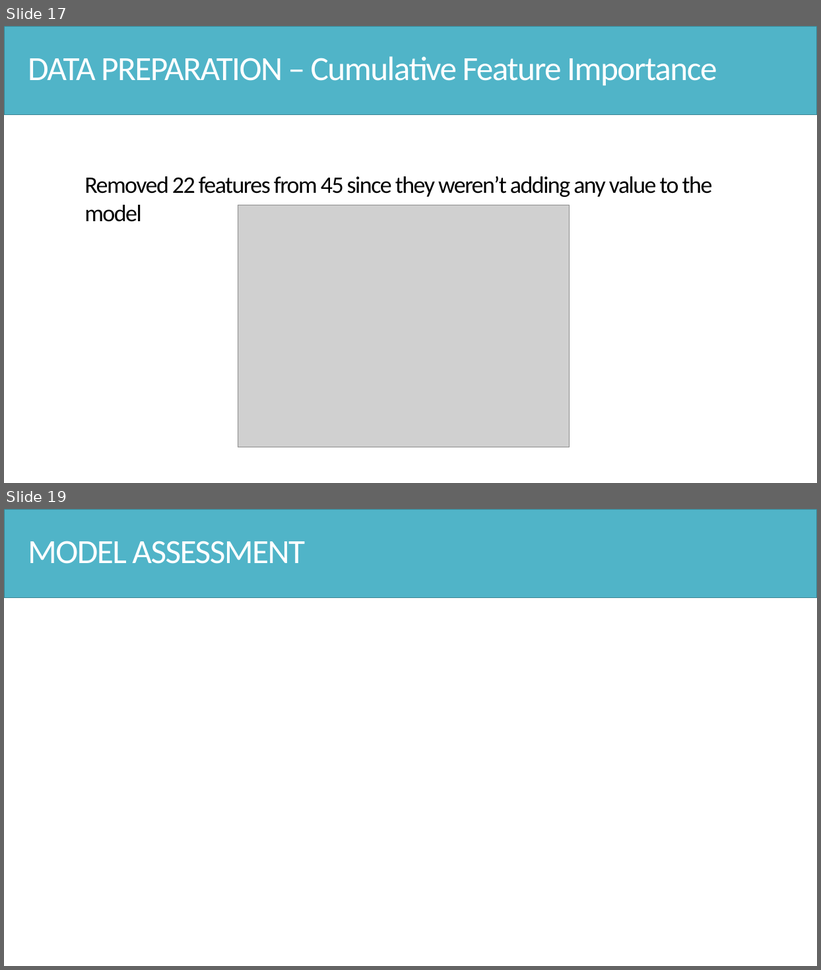
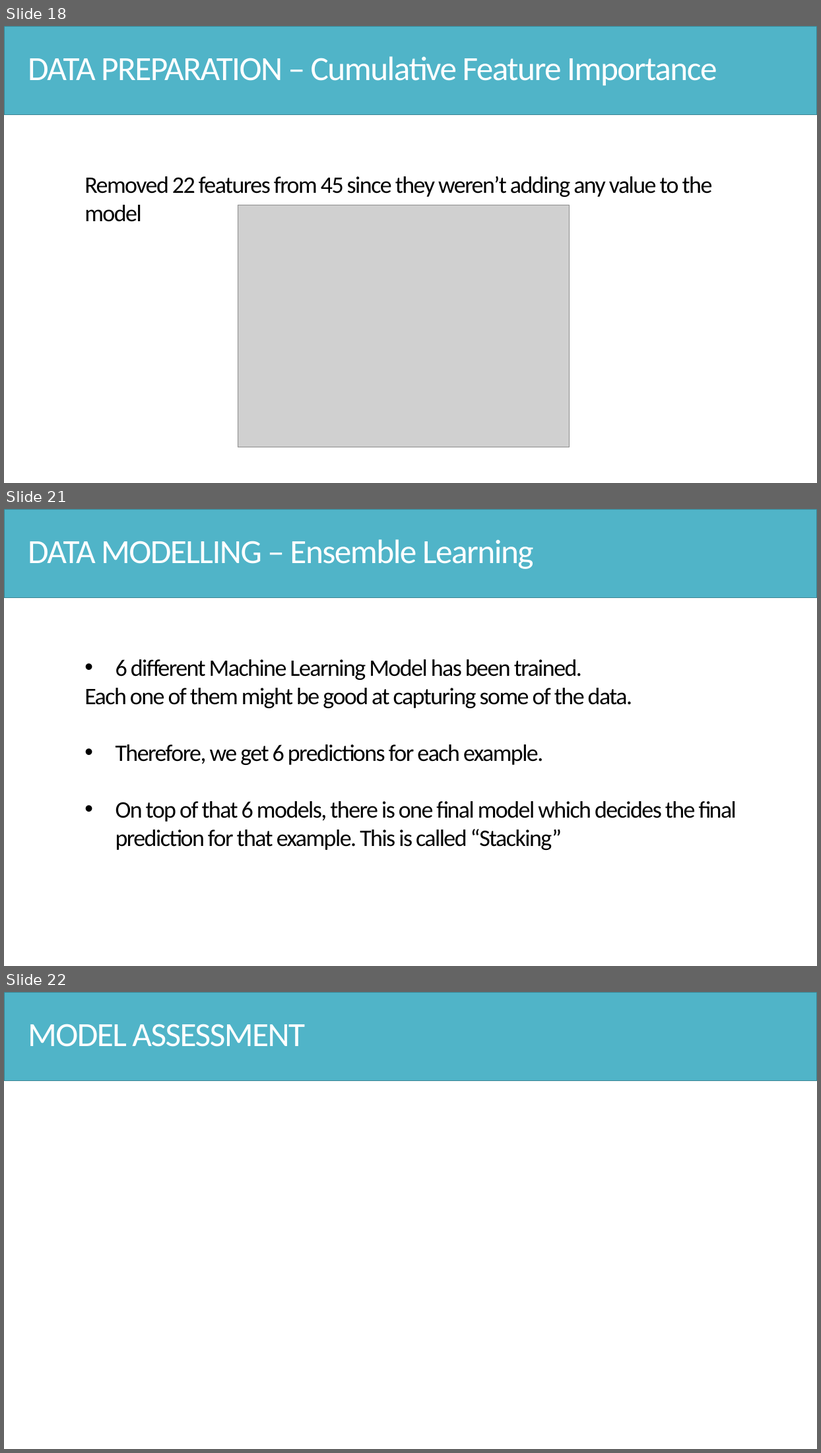
Before and after one commit to Hsgngr/dataiku_income_classification, a slide deck: Task_Presentation.pptx. Shown one above the other, each under a label of ours: slides 17 and 19 before the commit, slides 18, 21 and 22 after it; the slides between them are not shown. The pictures are 821x970 and 821x1453 pixels, drawn with LibreOffice and Linux fonts; fonts in the diff are those of the drawing; grey boxes stand for pictures. Boxes give left, top, right and bottom in pixels: in the first picture for what was removed or moved away, otherwise in the second. Text is boxed around its words. In the diff, an @@ line names an element or a change of style, - is before the commit and + after.

```diff
--- a/Task_Presentation.pptx
+++ b/Task_Presentation.pptx
@@ slide 21 added at box(4, 509, 817, 966), background #FFFFFF @@
@@ rectangle added at box(4, 509, 817, 598), fill #50B4C8, outline #3B8594 1 pt @@
@@ text added at box(28, 539, 534, 569), 40 pt, text #FFFFFF @@
+DATA MODELLING – Ensemble Learning
@@ text added at box(85, 659, 737, 850), 28 pt, text #000000 @@
+• 6 different Machine Learning Model has been trained.
+Each one of them might be good at capturing some of the data.
+• Therefore, we get 6 predictions for each example.
+• On top of that 6 models, there is one final model which decides the final prediction for that example. This is called “Stacking”
@@ what was slide 17 is now slide 18 @@
@@ what was slide 19 is now slide 22 @@
```
Also in this commit, not shown: 1 slide changed, 2 other slides added, 2 other files.
